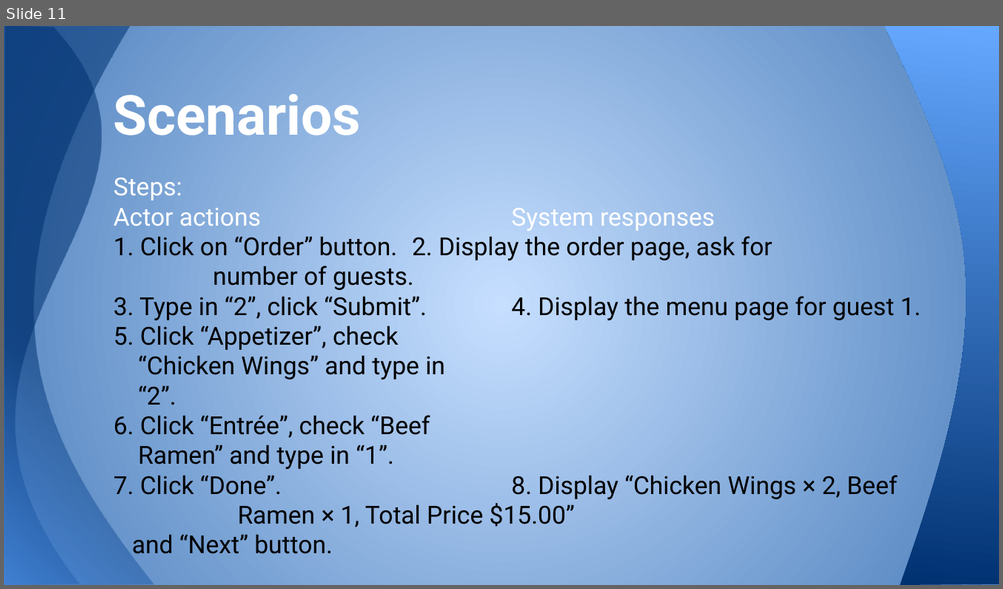
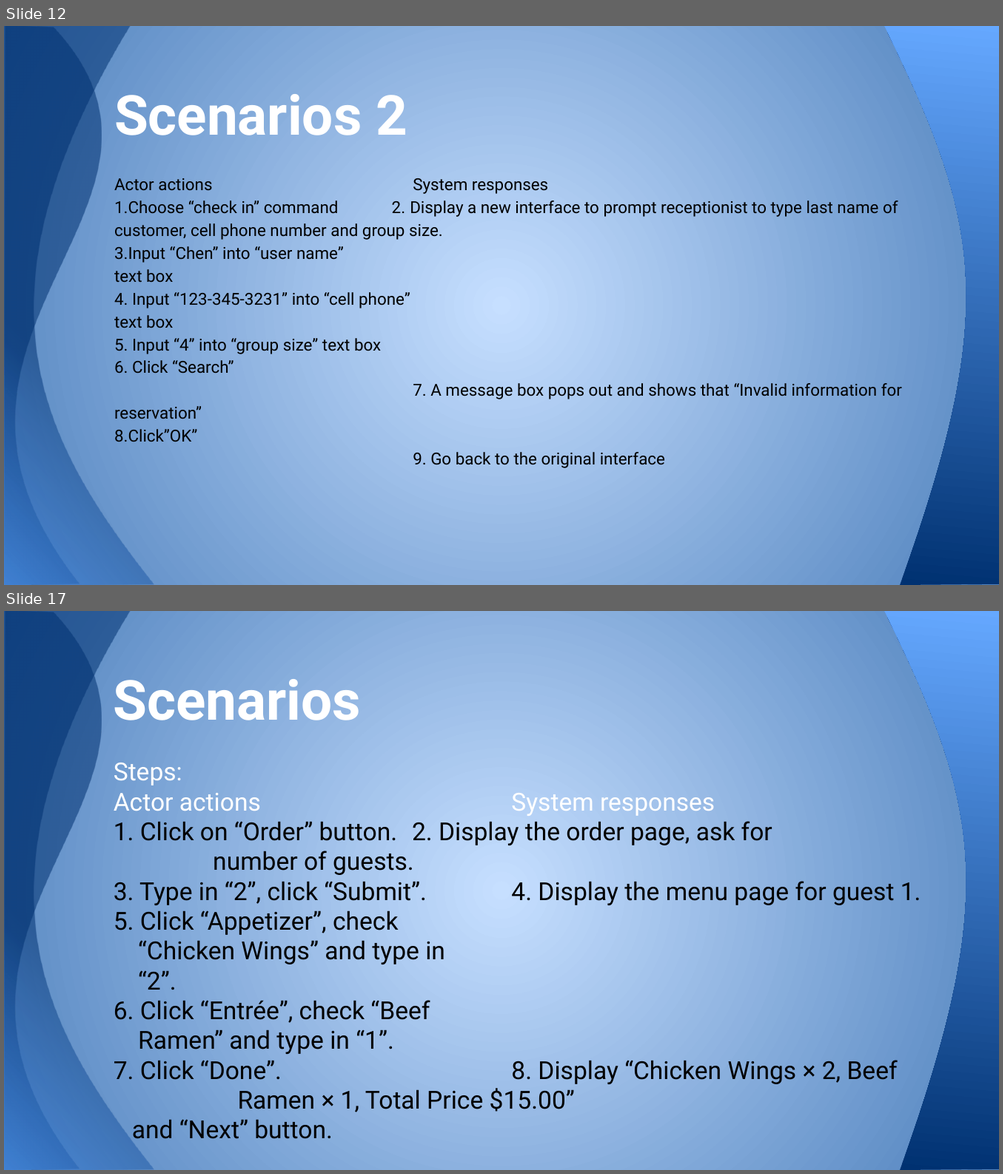
Before and after one commit to ruicsc/CSC640-Project, a slide deck: Project Part I.pptx. Shown one above the other, each under a label of ours: slide 11 before the commit, slides 12 and 17 after it; the slides between them are not shown. The pictures are 1003x589 and 1003x1174 pixels, drawn with LibreOffice and Linux fonts; fonts in the diff are those of the drawing. Boxes give left, top, right and bottom in pixels: in the first picture for what was removed or moved away, otherwise in the second. Text is boxed around its words. In the diff, an @@ line names an element or a change of style, - is before the commit and + after.

```diff
--- a/Project Part I.pptx
+++ b/Project Part I.pptx
@@ slide 12 added at [4,26,999,585], background gradient #C6DFFF to #4F81BD; not listed: 3 template elements that a slide beside it also shows @@
@@ title added at [114,94,407,136], 40 pt, text #FFFFFF, bold @@
+Scenarios 2
@@ text added at [114,178,902,469], 12 pt, text #000000 @@
+Actor actions System responses
+1.Choose “check in” command 2. Display a new interface to prompt receptionist to type last name of customer, cell phone number and group size.
+3.Input “Chen” into “user name”
+text box
+4. Input “123-345-3231” into “cell phone”
+text box
+5. Input “4” into “group size” text box
+6. Click “Search”
+7. A message box pops out and shows that “Invalid information for reservation”
+8.Click”OK”
+9. Go back to the original interface
@@ what was slide 11 is now slide 17 @@
```
Also in this commit, not shown: 2 slides changed, 7 other slides added, 1 slide removed.
